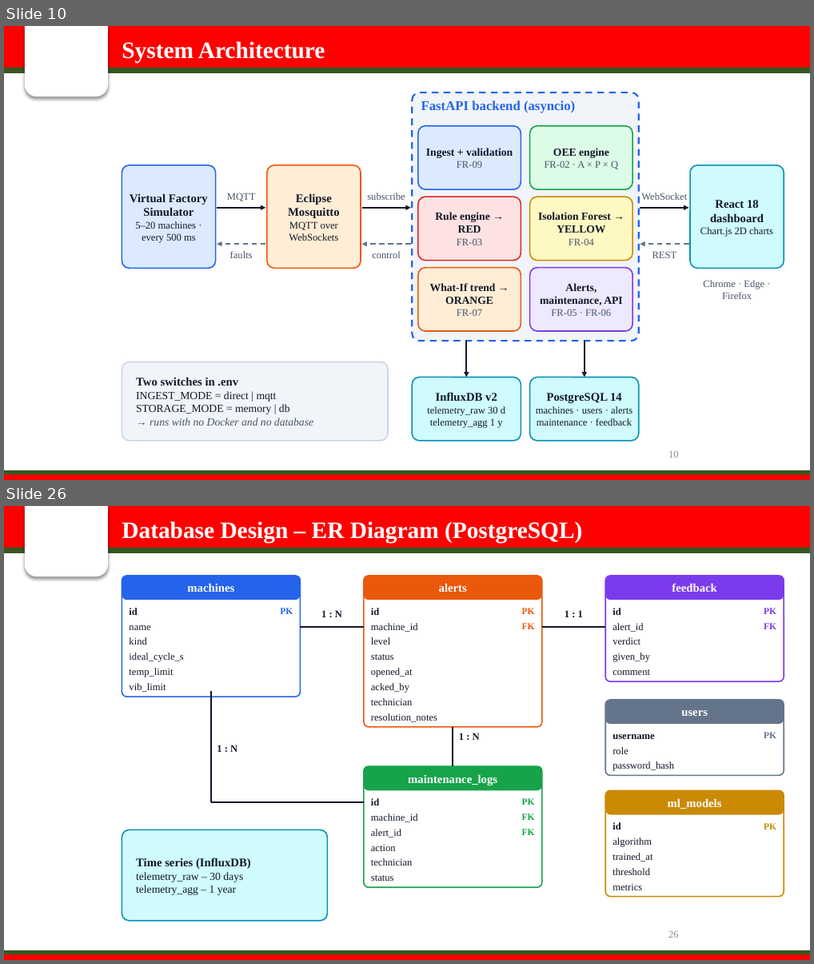
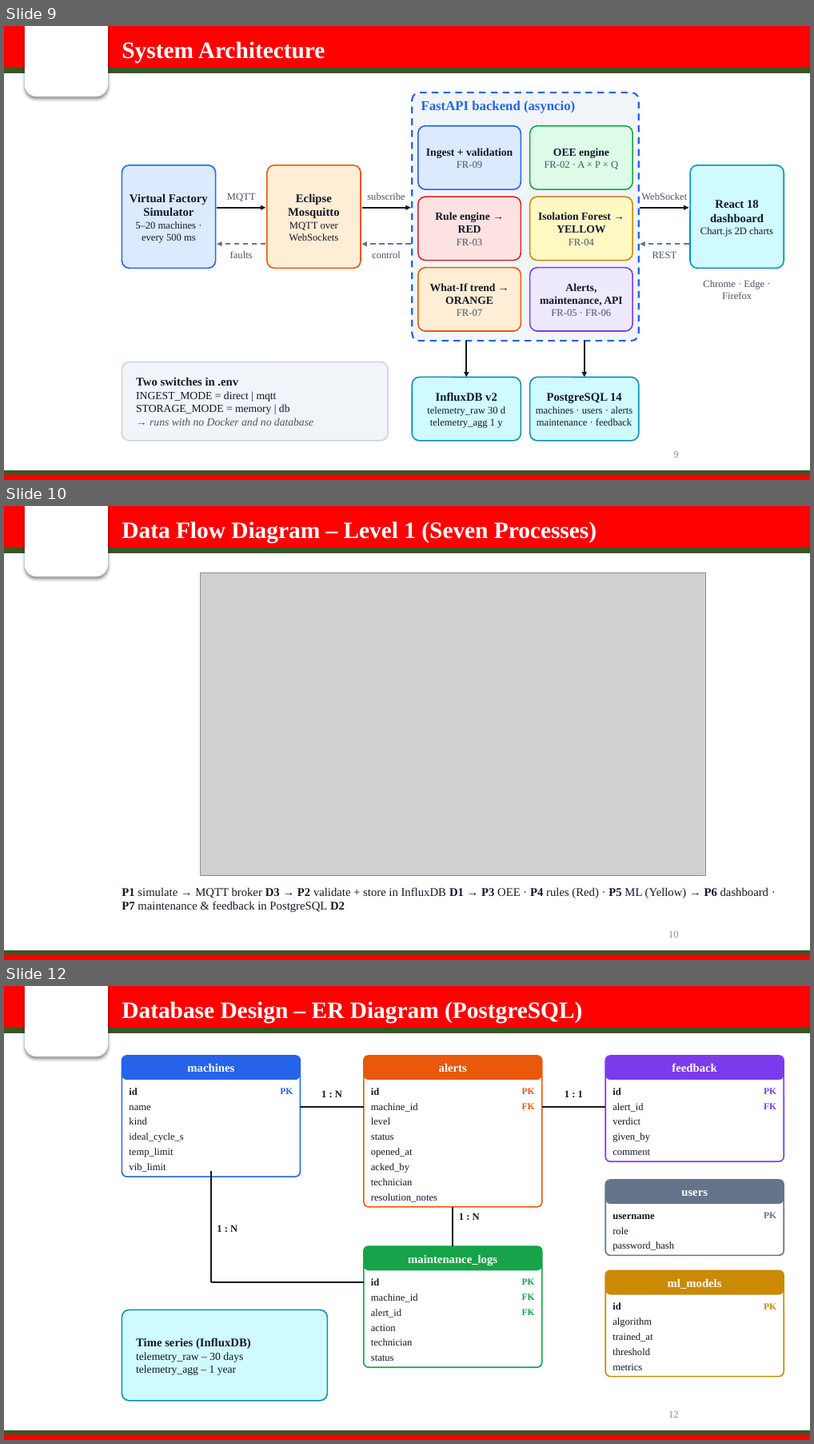
Before and after one commit to sanika-2811/oee-smart-factory, a slide deck: presentation/OEE_Smart_Factory_Presentation.pptx. Shown one above the other, each under a label of ours: slides 10 and 26 before the commit, slides 9, 10 and 12 after it; the slides between them are not shown. The pictures are 814x964 and 814x1444 pixels, drawn with LibreOffice and Linux fonts; fonts in the diff are those of the drawing; grey boxes stand for pictures; background and template pictures are left out. Boxes give left, top, right and bottom in pixels: in the first picture for what was removed or moved away, otherwise in the second. Text is boxed around its words. In the diff, an @@ line names an element or a change of style, - is before the commit and + after.

```diff
--- a/presentation/OEE_Smart_Factory_Presentation.pptx
+++ b/presentation/OEE_Smart_Factory_Presentation.pptx
@@ slide 10 added at <box>4,506,810,960</box>, background #FFFFFF; not listed: 5 template elements that a slide beside it also shows @@
@@ text added at <box>122,521,597,543</box>, 28 pt, text #FFFFFF, bold @@
+Data Flow Diagram – Level 1 (Seven Processes)
@@ picture added at <box>200,572,706,875</box> @@
@@ text added at <box>122,887,769,912</box>, 14 pt, text #111827 @@
+P1 simulate → MQTT broker D3 → P2 validate + store in InfluxDB D1 → P3 OEE · P4 rules (Red) · P5 ML (Yellow) → P6 dashboard · P7 maintenance & feedback in PostgreSQL D2
@@ page number added at <box>669,931,679,937</box>, 12 pt, text #8C8C8C @@
+10
@@ what was slide 10 is now slide 9 @@
@@ page number at <box>674,451,678,457</box>: text changed @@
-10
+9
@@ what was slide 26 is now slide 12 @@
@@ page number at <box>669,1411,679,1417</box>: text changed @@
-26
+12
```
Also in this commit, not shown: 3 slides changed, 4 other slides added, 14 slides removed, 13 other files.
